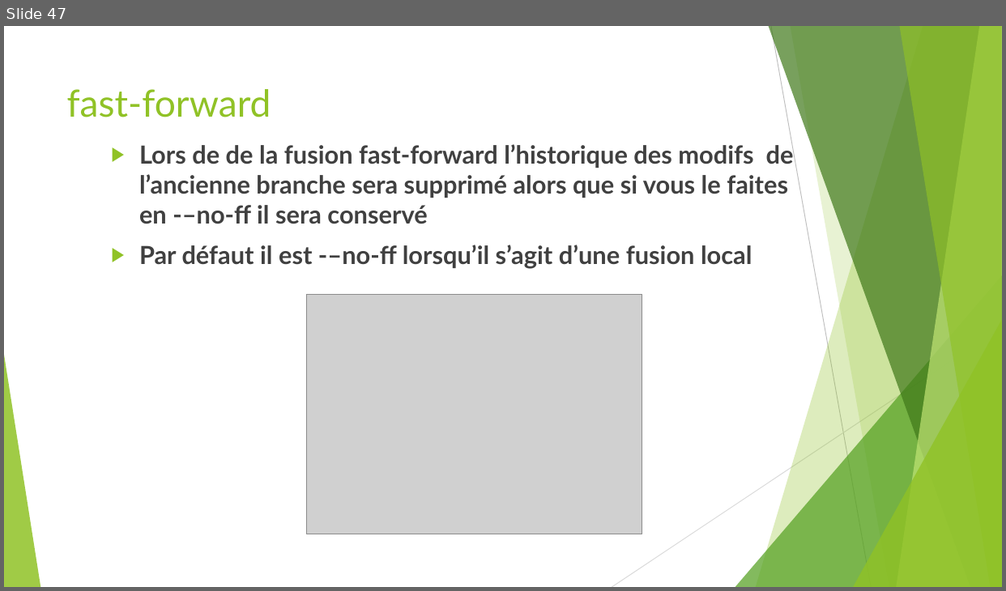
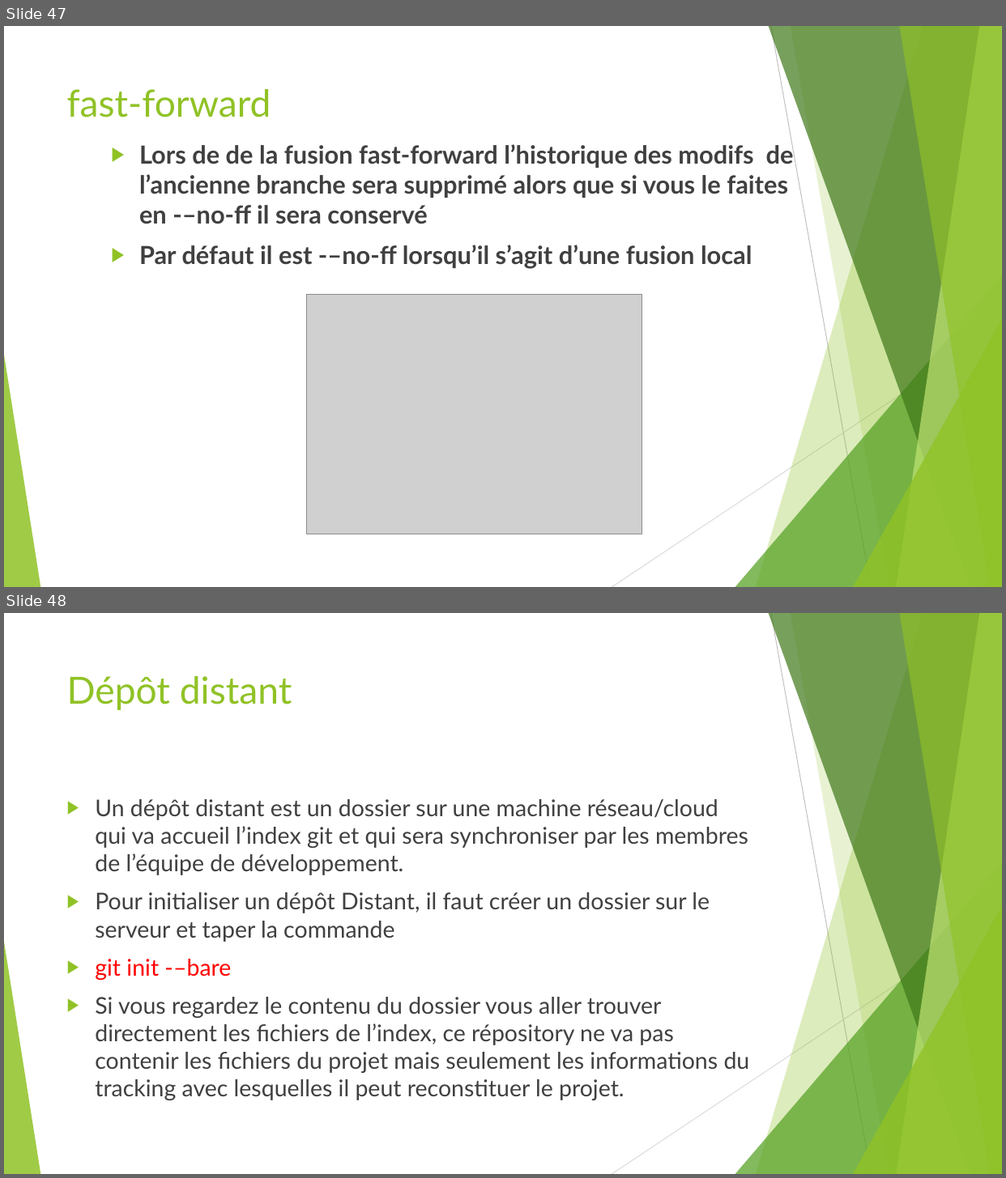
Before and after one commit to ousrah/DEV201, a slide deck: git/Formation Git.pptx. Shown one above the other, each under a label of ours: slide 47 before the commit, slides 47 and 48 after it. The pictures are 1006x591 and 1006x1178 pixels, drawn with LibreOffice and Linux fonts; fonts in the diff are those of the drawing; grey boxes stand for pictures. Boxes give left, top, right and bottom in pixels: in the first picture for what was removed or moved away, otherwise in the second. Text is boxed around its words. In the diff, an @@ line names an element or a change of style, - is before the commit and + after.

Commit message:
git distant

```diff
--- a/git/Formation Git.pptx
+++ b/git/Formation Git.pptx
@@ slide 48 added at (x1=4, y1=613, x2=1002, y2=1174), background #FFFFFF; not listed: 10 template elements that a slide beside it also shows @@
@@ title added at (x1=67, y1=676, x2=292, y2=710), 36 pt, text #90C226 @@
+Dépôt distant
@@ text added at (x1=95, y1=799, x2=750, y2=1101), 22.2 pt, text #404040 @@
+▶ Un dépôt distant est un dossier sur une machine réseau/cloud qui va accueil l’index git et qui sera synchroniser par les membres de l’équipe de développement.
+▶ Pour initialiser un dépôt Distant, il faut créer un dossier sur le serveur et taper la commande
+▶ git init -–bare
+▶ Si vous regardez le contenu du dossier vous aller trouver directement les fichiers de l’index, ce répository ne va pas contenir les fichiers du projet mais seulement les informations du tracking avec lesquelles il peut reconstituer le projet.
```
Also in this commit, not shown: 2 slides changed, 16 other slides added, 1 slide removed.
